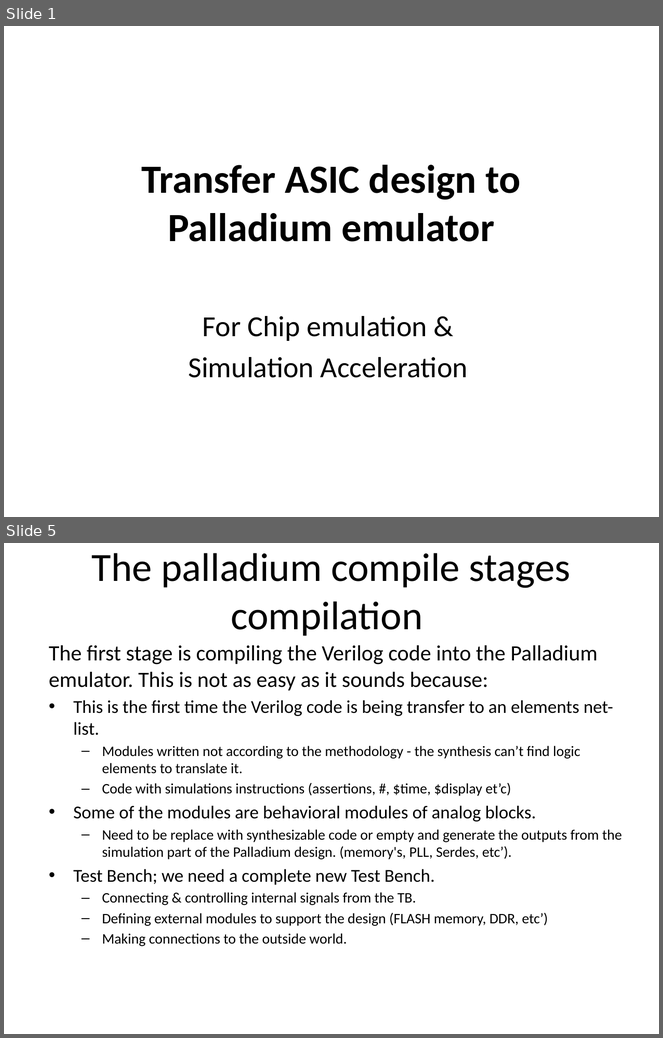
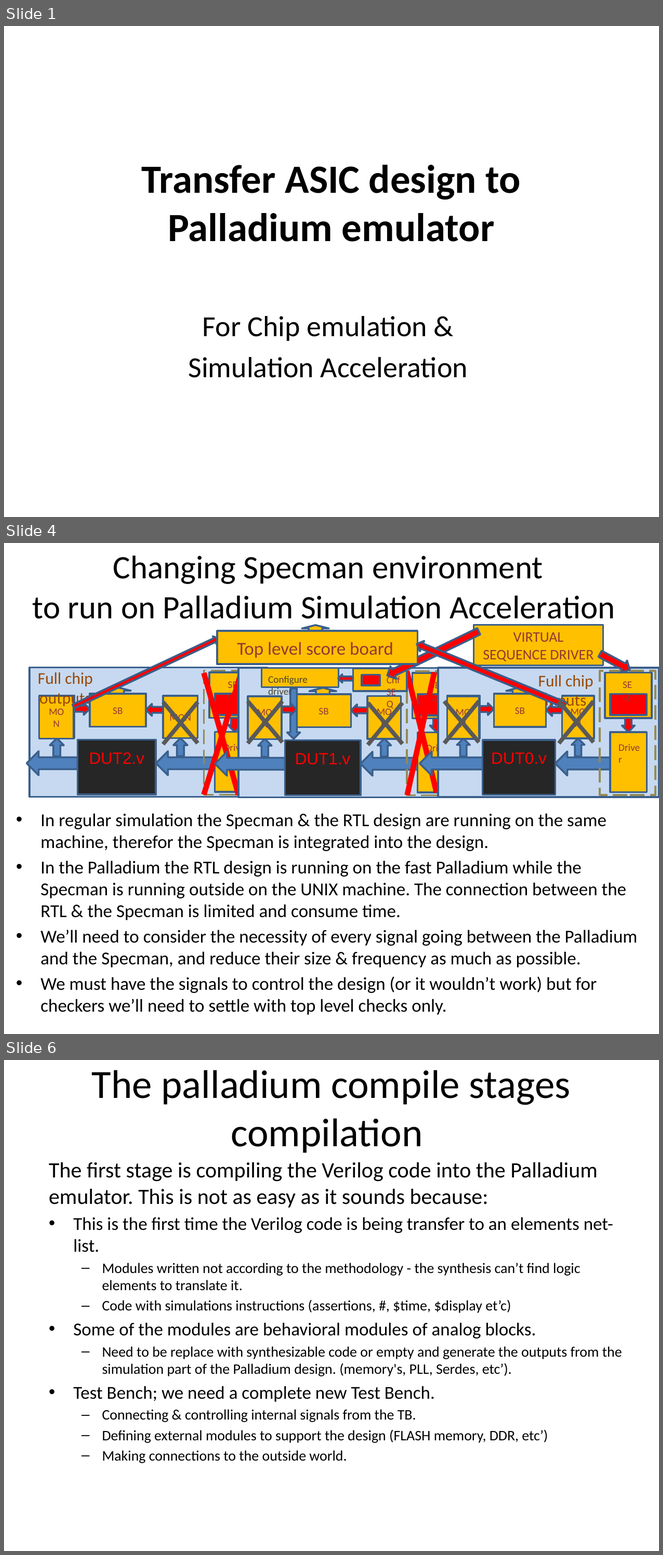
Before and after one commit to zahike/Palladium, a slide deck: Simulation Acceleration tutoria.pptx. Shown one above the other, each under a label of ours: slides 1 and 5 before the commit, slides 1, 4 and 6 after it; the slides between them are not shown. The pictures are 663x1038 and 663x1555 pixels, drawn with LibreOffice and Linux fonts; fonts in the diff are those of the drawing. Boxes give left, top, right and bottom in pixels: in the first picture for what was removed or moved away, otherwise in the second. Text is boxed around its words. In the diff, an @@ line names an element or a change of style, - is before the commit and + after.

```diff
--- a/Simulation Acceleration tutoria.pptx
+++ b/Simulation Acceleration tutoria.pptx
@@ slide 4 added at (x1=4, y1=543, x2=659, y2=1034), background #FFFFFF @@
@@ title added at (x1=33, y1=555, x2=615, y2=627), 36 pt, text #000000 @@
+Changing Specman environment
+to run on Palladium Simulation Acceleration
@@ group added at (x1=27, y1=625, x2=659, y2=798): 38 rectangles, 31 right arrows, 10 texts, 4 lines @@
+DUT2.v
+MON
+MON
+SB
+SEQ
+Driver
+DUT1.v
+MON
+MON
+SB
+SEQ
+Driver
+DUT0.v
+MON
+MON
+SB
+SEQ
+Driver
+VIRTUAL
+SEQUENCE DRIVER
+Full chip
+inputs
+Full chip
+outputs
+Configure driver
+Cnf
+SEQ
+Top level score board
@@ line added from (163, 702) to (198, 744), #595959 4.5 pt @@
@@ line added from (198, 702) to (163, 744), #595959 4.5 pt @@
@@ line added from (248, 702) to (283, 742), #595959 4.5 pt @@
@@ line added from (283, 702) to (248, 744), #595959 4.5 pt @@
@@ line added from (367, 703) to (402, 744), #595959 4.5 pt @@
@@ line added from (402, 703) to (367, 745), #595959 4.5 pt @@
@@ line added from (444, 702) to (479, 742), #595959 4.5 pt @@
@@ line added from (479, 702) to (444, 744), #595959 4.5 pt @@
@@ line added from (559, 702) to (594, 742), #595959 4.5 pt @@
@@ line added from (594, 702) to (559, 744), #595959 4.5 pt @@
@@ text added at (x1=40, y1=813, x2=638, y2=1015), 20 pt, text #000000 @@
+• In regular simulation the Specman & the RTL design are running on the same machine, therefor the Specman is integrated into the design.
+• In the Palladium the RTL design is running on the fast Palladium while the Specman is running outside on the UNIX machine. The connection between the RTL & the Specman is limited and consume time.
+• We’ll need to consider the necessity of every signal going between the Palladium and the Specman, and reduce their size & frequency as much as possible.
+• We must have the signals to control the design (or it wouldn’t work) but for checkers we’ll need to settle with top level checks only.
@@ what was slide 5 is now slide 6 @@
```
Also in this commit, not shown: 7 slides changed, 1 other slide added, 1 other file.
